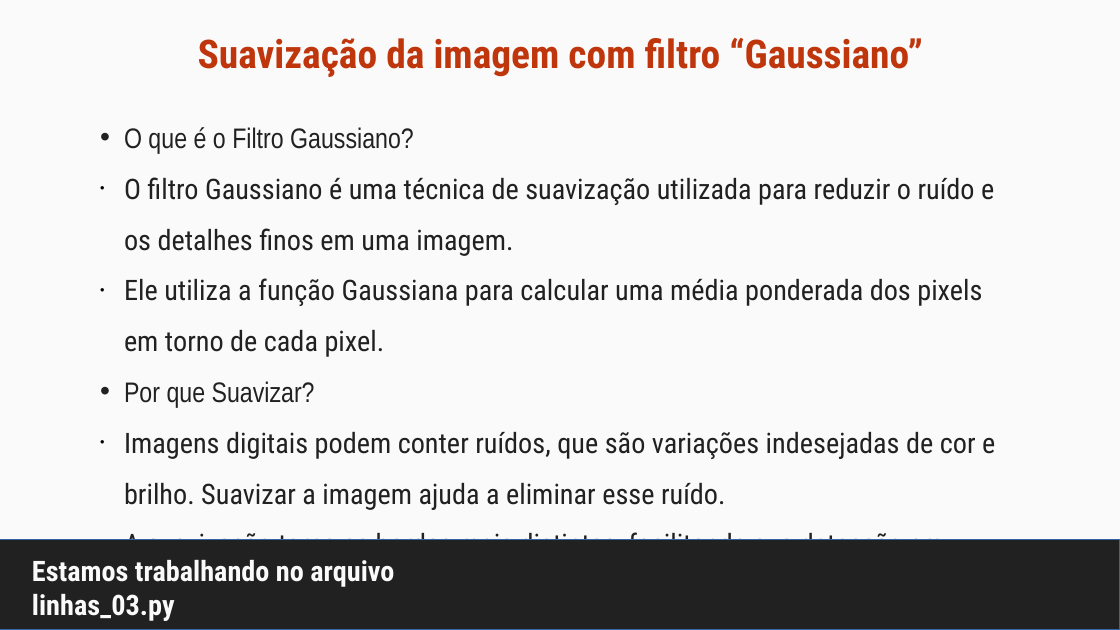
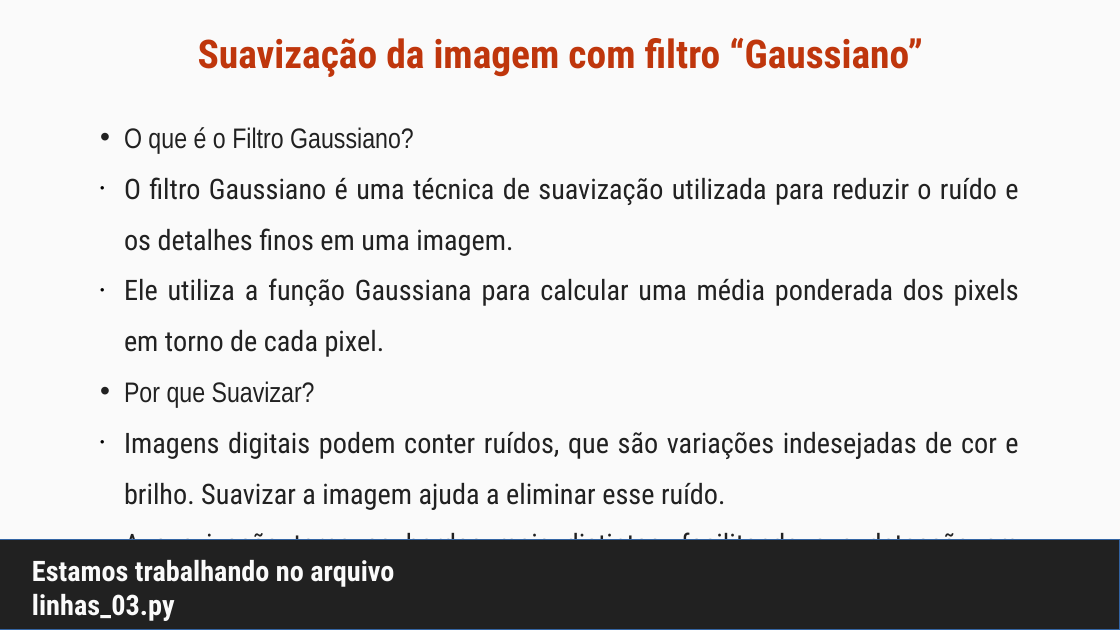
Before and after one commit to maurizioprizzi/finding_lanes, a slide deck: slide 14 of computer_vision_encounter_01.odp. Drawn at 1120x630 pixels with LibreOffice and Linux fonts; fonts in the diff are those of the drawing. Boxes give left, top, right and bottom in pixels: in the first picture for what was removed or moved away, otherwise in the second. Text is boxed around its words. In the diff, an @@ line names an element or a change of style, - is before the commit and + after.

```diff
--- a/computer_vision_encounter_01.odp
+++ b/computer_vision_encounter_01.odp
@@ subtitle "O que é o Filtro ..." at <box>124,127,1019,612</box>: alignment left to justified @@
```
Also in this commit, not shown: 12 other slides changed, 3 slides added, 8 other files.
